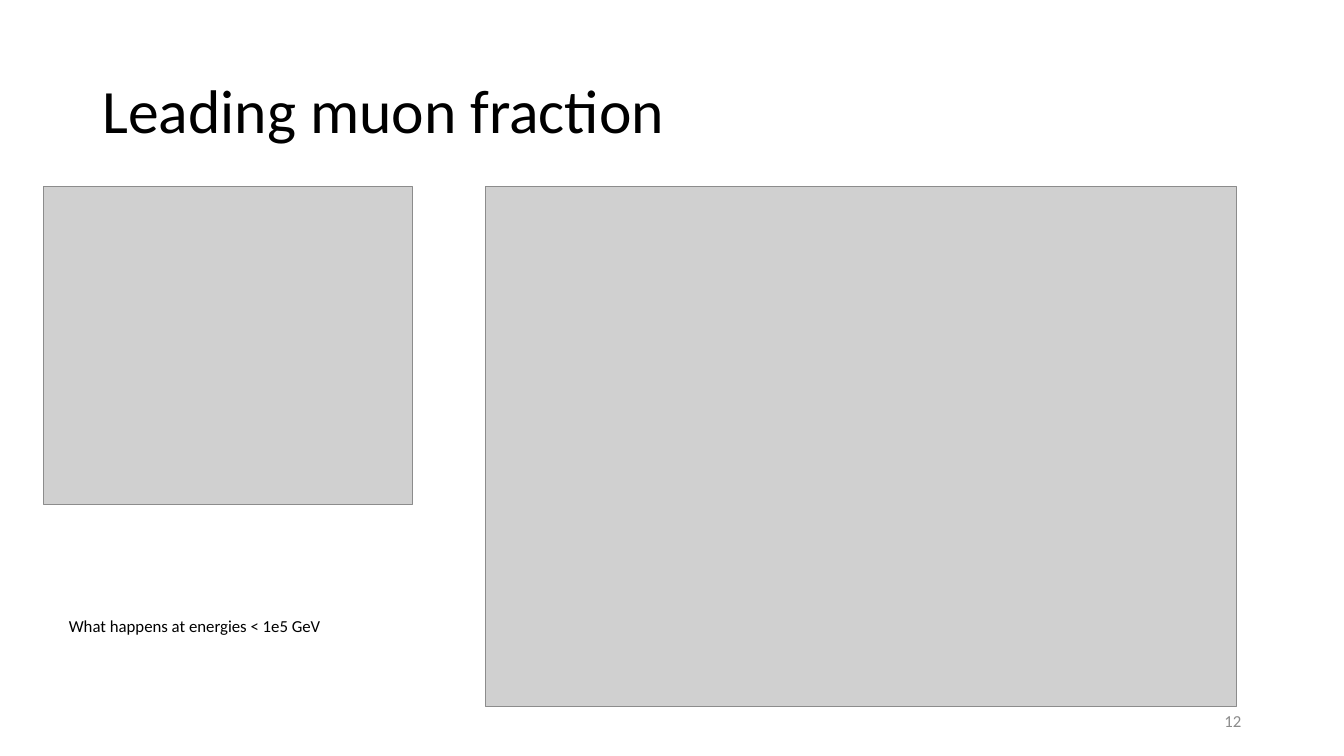
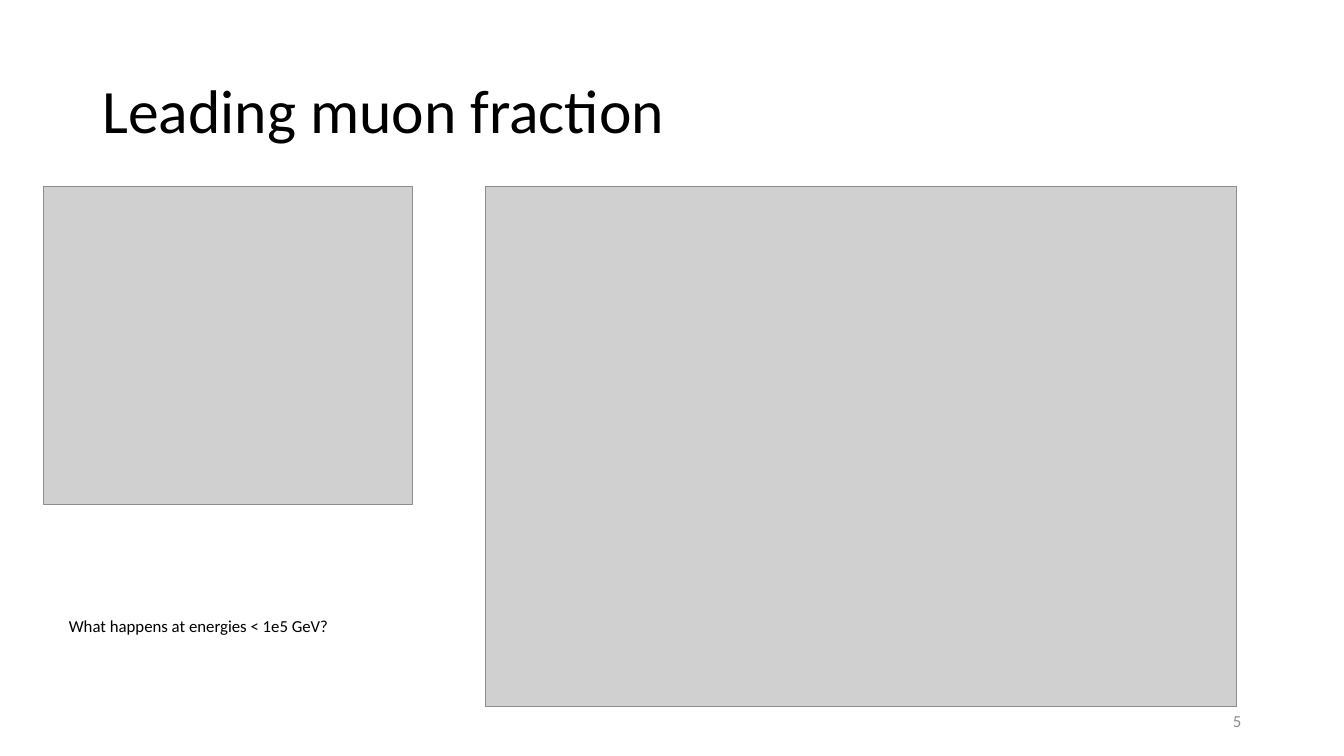
Before and after one commit to pascalgutjahr/presentations, a slide deck: slide 6 of cr_group/prompt_20230831.pptx (slide 13 before the commit). Drawn at 1344x756 pixels with LibreOffice and Linux fonts; fonts in the diff are those of the drawing; grey boxes stand for pictures. Boxes give left, top, right and bottom in pixels: in the first picture for what was removed or moved away, otherwise in the second. Text is boxed around its words. In the diff, an @@ line names an element or a change of style, - is before the commit and + after.

```diff
--- a/cr_group/prompt_20230831.pptx
+++ b/cr_group/prompt_20230831.pptx
@@ text at box(69, 620, 328, 635): text changed @@
-What happens at energies < 1e5 GeV
+What happens at energies < 1e5 GeV?
@@ page number at box(1233, 716, 1241, 727): text changed @@
-12
+5
```
Also in this commit, not shown: 4 other slides changed, 8 slides added.
